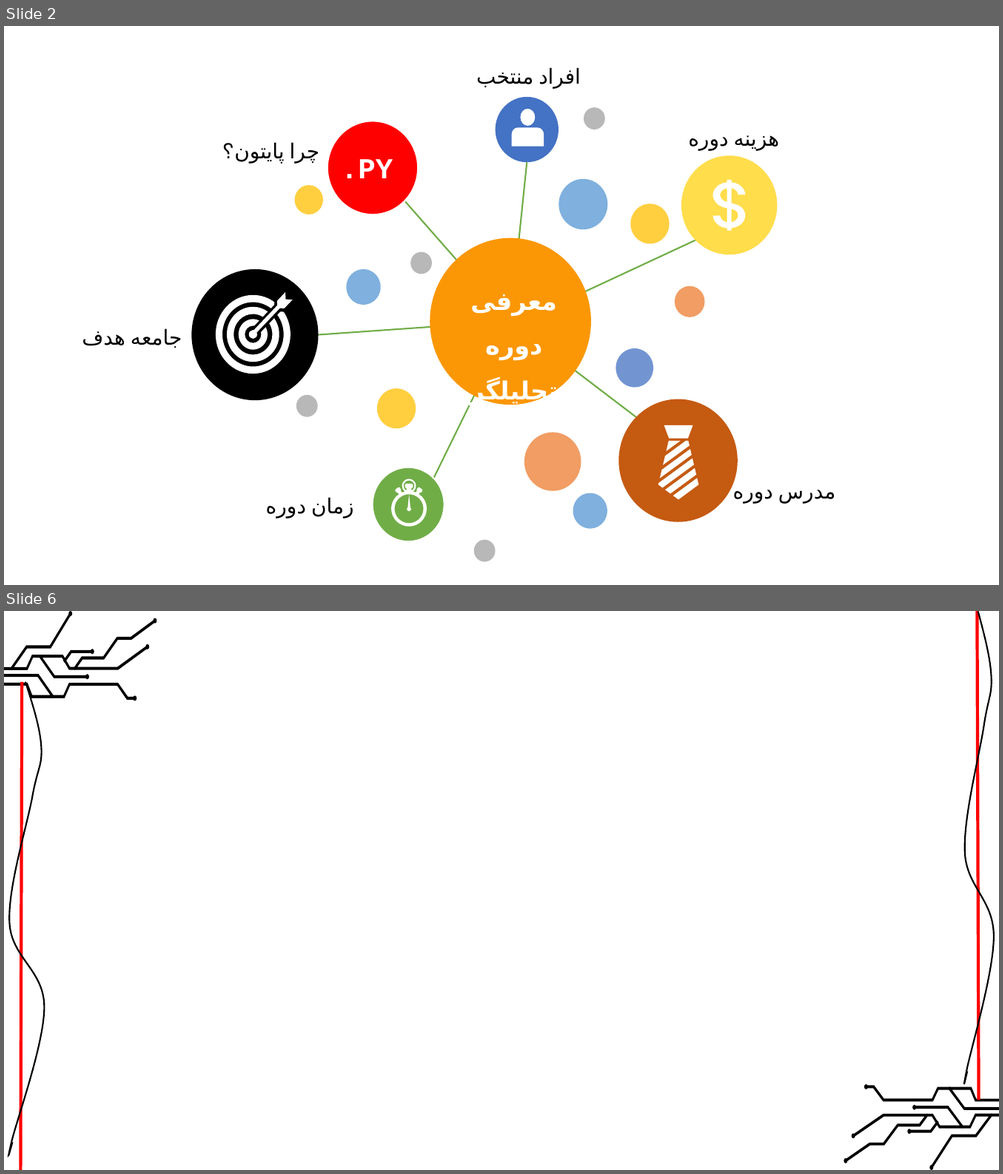
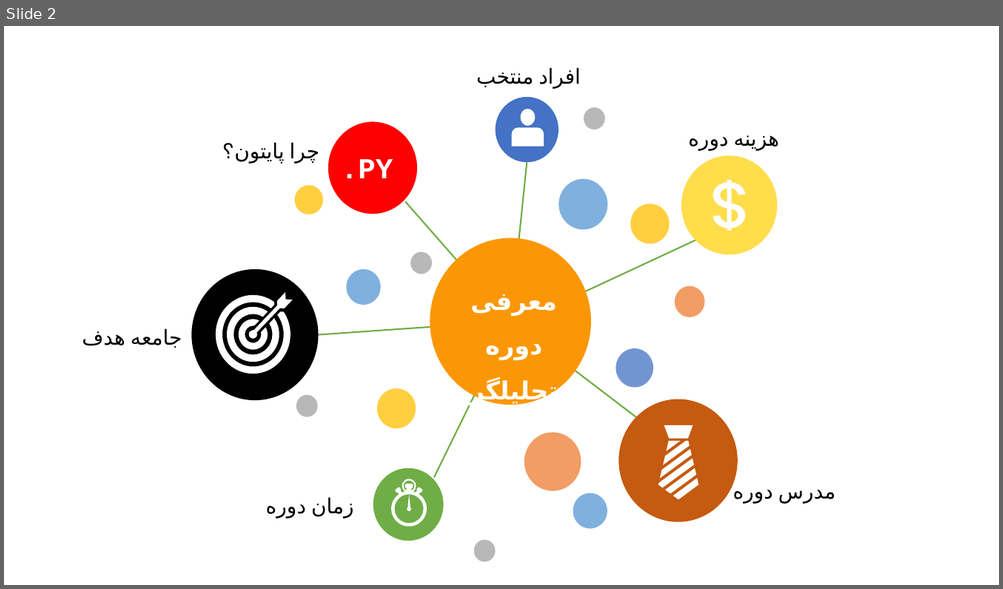
Before and after one commit to Mosbatedata/pandas-code, a slide deck: تحلیلگرشو - جلسه اول.pptx. Shown one above the other, each under a label of ours: slides 2 and 6 before the commit, slide 2 after it; the slides between them are not shown. The pictures are 1003x1174 and 1003x589 pixels, drawn with LibreOffice and Linux fonts; fonts in the diff are those of the drawing. Boxes give left, top, right and bottom in pixels: in the first picture for what was removed or moved away, otherwise in the second. Text is boxed around its words. In the diff, an @@ line names an element or a change of style, - is before the commit and + after.

```diff
--- a/تحلیلگرشو - جلسه اول.pptx
+++ b/تحلیلگرشو - جلسه اول.pptx
@@ slide 6 removed at (x1=4, y1=611, x2=999, y2=1170), background #FFFFFF @@
@@ freeform shape removed at (x1=4, y1=611, x2=157, y2=701) @@
@@ freeform shape removed at (x1=965, y1=612, x2=994, y2=1085) @@
@@ line removed from (977, 611) to (979, 1100) @@
@@ freeform shape removed at (x1=8, y1=682, x2=44, y2=1156) @@
@@ line removed from (22, 682) to (20, 1170) @@
@@ freeform shape removed at (x1=843, y1=1085, x2=999, y2=1170) @@
```
Also in this commit, not shown: 2 slides changed, 8 slides added, 6 other slides removed, 3 other files.
